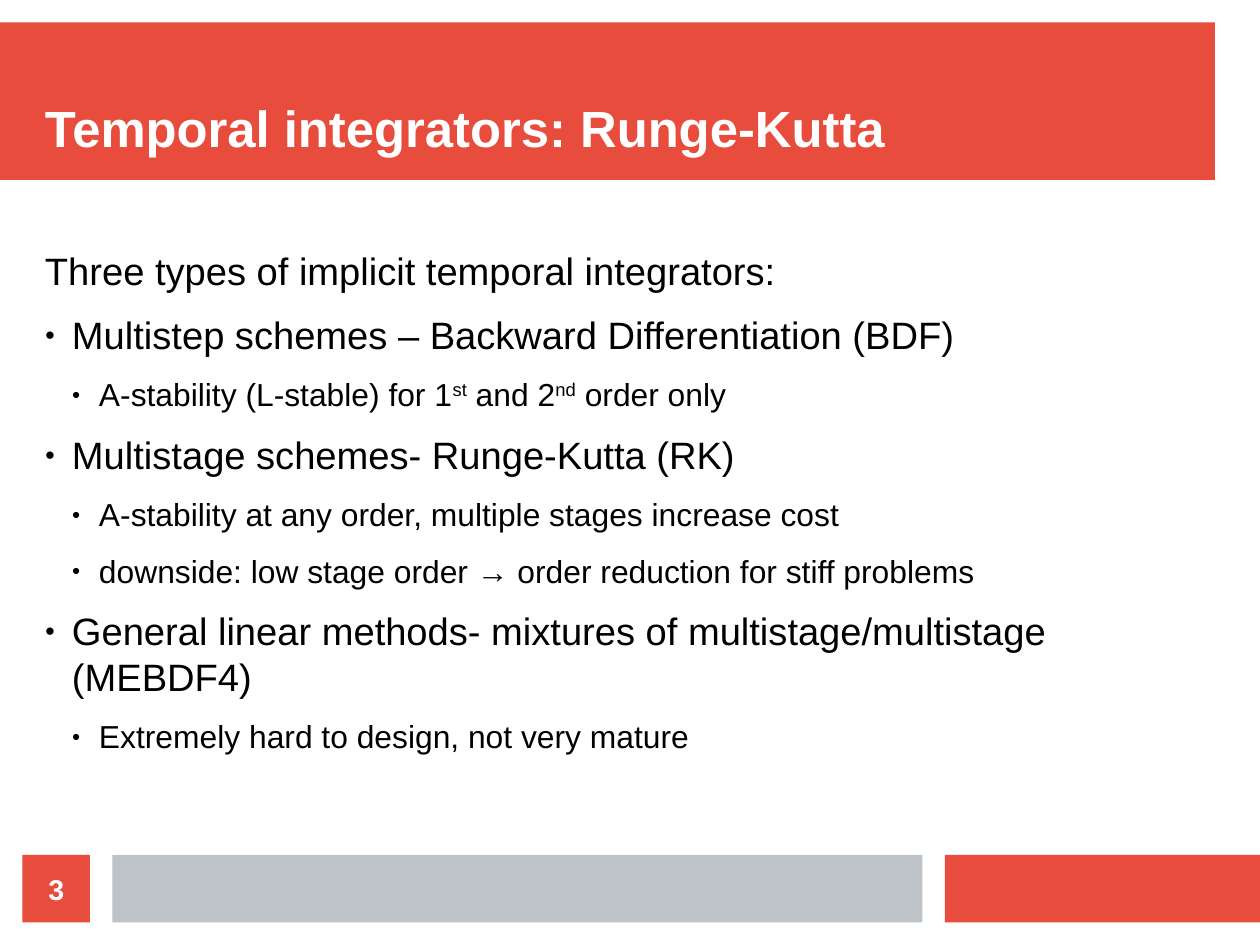
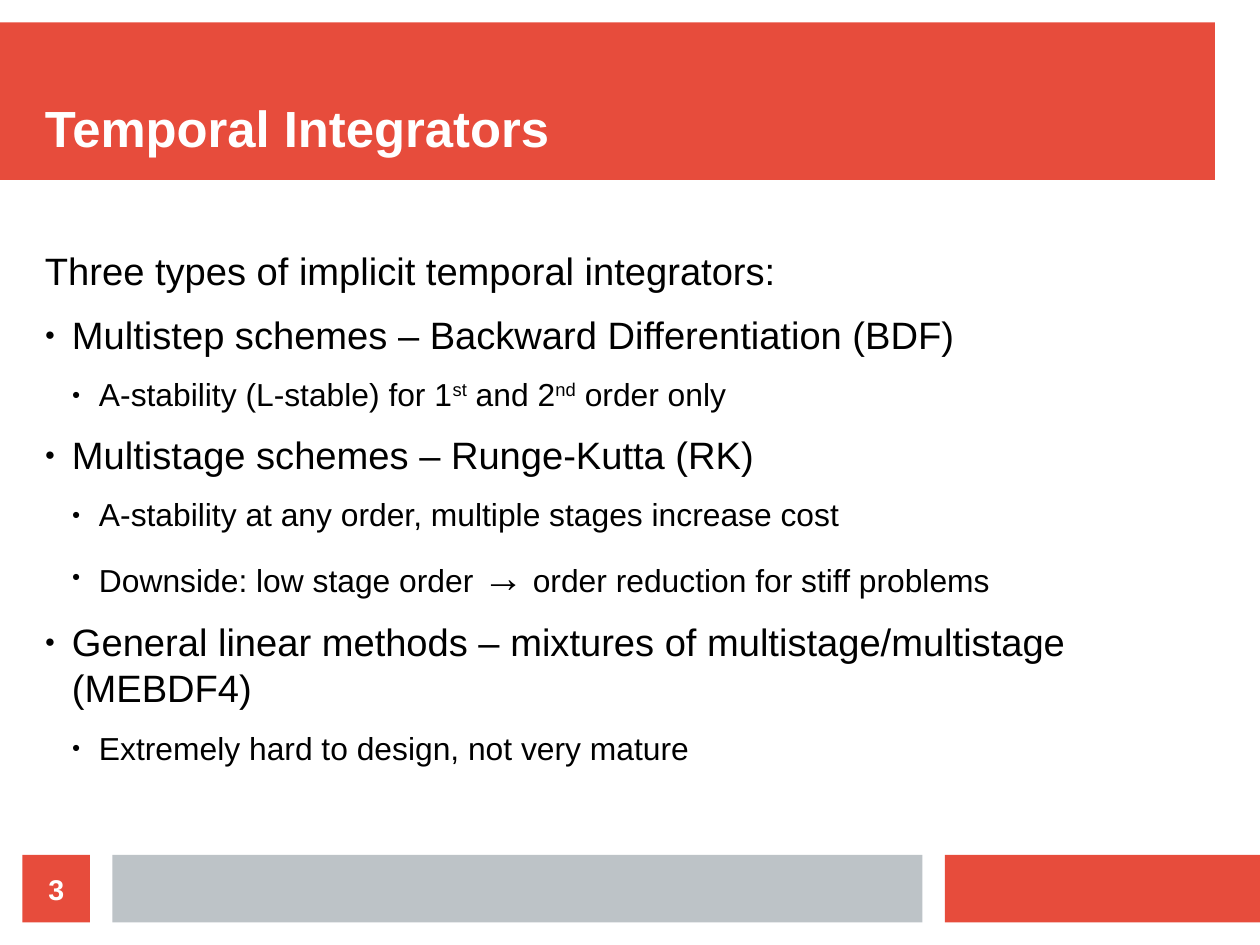
Before and after one commit to AndrewLCarpenter/runge-kutta-test, a slide deck: slide 3 of presentation.odp. Drawn at 1260x945 pixels with LibreOffice and Linux fonts; fonts in the diff are those of the drawing. Boxes give left, top, right and bottom in pixels: in the first picture for what was removed or moved away, otherwise in the second. Text is boxed around its words. In the diff, an @@ line names an element or a change of style, - is before the commit and + after.

```diff
--- a/presentation.odp
+++ b/presentation.odp
@@ title at (45,110,549,157): text changed @@
-Temporal integrators: Runge-Kutta
+Temporal Integrators
@@ text at (72,441,753,477): text changed @@
-● Multistage schemes- Runge-Kutta (RK)
+● Multistage schemes – Runge-Kutta (RK)
@@ text at (72,569,1065,710): text changed @@
-  ● downside: low stage order → order reduction for stiff problems
-● General linear methods- mixtures of multistage/multistage (MEBDF4)
+  ● Downside: low stage order → order reduction for stiff problems
+● General linear methods – mixtures of multistage/multistage (MEBDF4)
```
Also in this commit, not shown: 6 other slides changed, 1 slide added, 1 slide removed, 5 other files.
